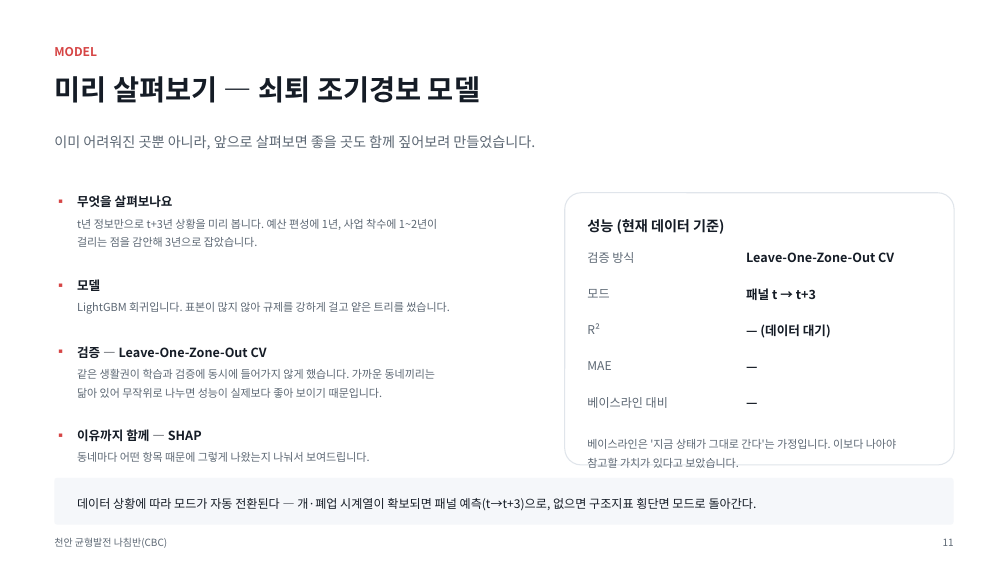
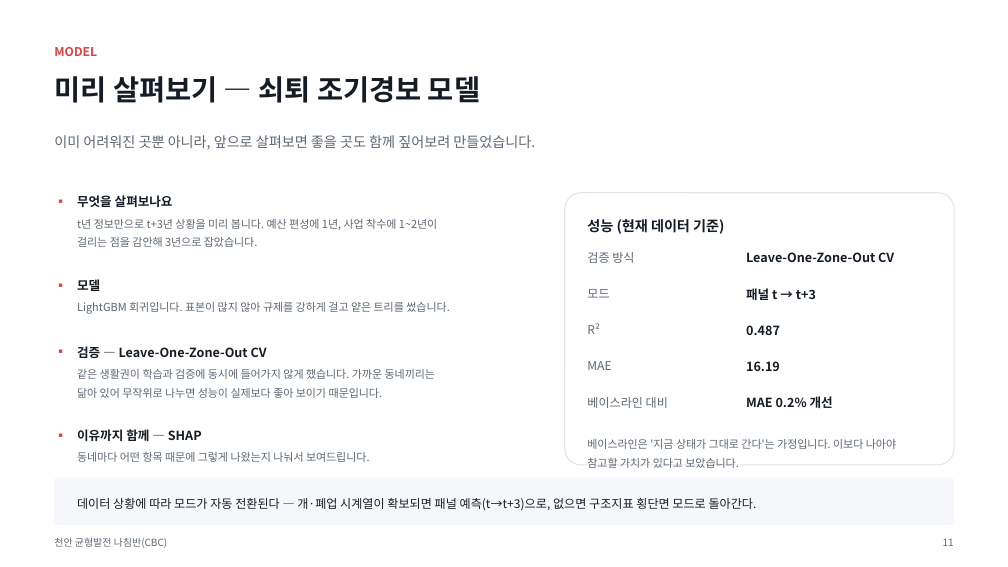
Before and after one commit to BioCode67/2026-AI-, a slide deck: slide 12 of deliverables/기획서_천안균형발전나침반_CBC.pptx. Drawn at 1008x567 pixels with LibreOffice and Linux fonts; fonts in the diff are those of the drawing. Boxes give left, top, right and bottom in pixels: in the first picture for what was removed or moved away, otherwise in the second. Text is boxed around its words. In the diff, an @@ line names an element or a change of style, - is before the commit and + after.

```diff
--- a/deliverables/기획서_천안균형발전나침반_CBC.pptx
+++ b/deliverables/기획서_천안균형발전나침반_CBC.pptx
@@ text at [746,325,780,335]: text changed @@
-— (데이터 대기)
+0.487
@@ text at [746,361,780,371]: text changed @@
-—
+16.19
@@ text at [746,396,833,408]: text changed @@
-—
+MAE 0.2% 개선
```
Also in this commit, not shown: 10 other slides changed, 24 other files.
